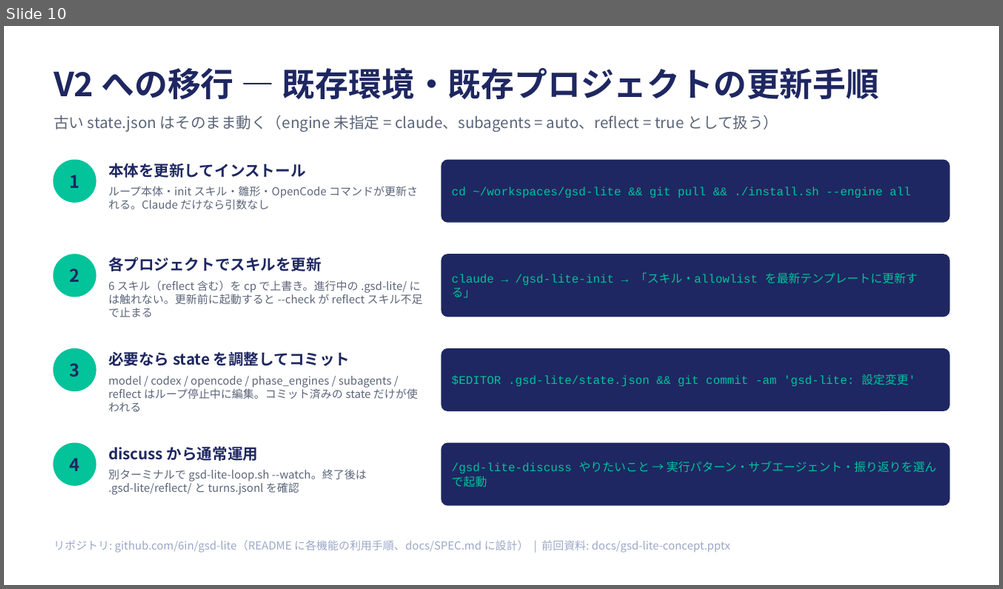
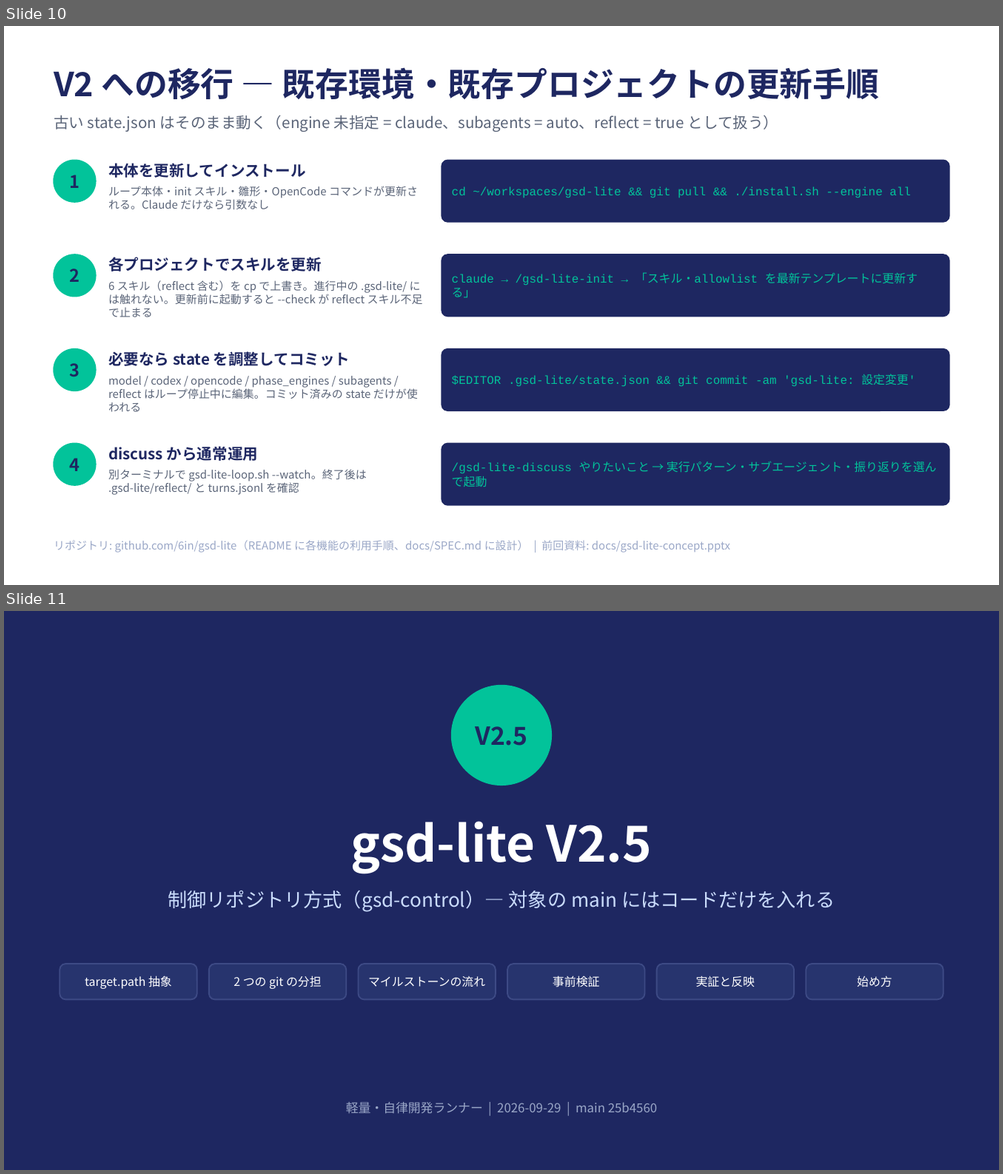
Before and after one commit to 6in/gsd-lite, a slide deck: docs/gsd-lite-concept-v2.pptx. Shown one above the other, each under a label of ours: slide 10 before the commit, slides 10 and 11 after it. The pictures are 1003x589 and 1003x1174 pixels, drawn with LibreOffice and Linux fonts; fonts in the diff are those of the drawing. Boxes give left, top, right and bottom in pixels: in the first picture for what was removed or moved away, otherwise in the second. Text is boxed around its words. In the diff, an @@ line names an element or a change of style, - is before the commit and + after.

```diff
--- a/docs/gsd-lite-concept-v2.pptx
+++ b/docs/gsd-lite-concept-v2.pptx
@@ slide 11 added at [4, 611, 999, 1170], background #1E2761 @@
@@ ellipse added at [452, 686, 551, 785], fill #02C39A, outline #02C39A 1 pt @@
@@ text added at [475, 726, 527, 746], 18 pt, text #1E2761, bold @@
+V2.5
@@ text added at [350, 821, 652, 874], 36 pt, text #FFFFFF, bold @@
+gsd-lite V2.5
@@ text added at [168, 891, 834, 912], 14 pt, text #CADCFC @@
+制御リポジトリ方式（gsd-control）— 対象の main にはコードだけを入れる
@@ rounded rectangle added at [60, 964, 197, 1000], fill #27346E, outline #3D4A85 1 pt @@
@@ rounded rectangle added at [209, 964, 346, 1000], fill #27346E, outline #3D4A85 1 pt @@
@@ rounded rectangle added at [358, 964, 495, 1000], fill #27346E, outline #3D4A85 1 pt @@
@@ rounded rectangle added at [507, 964, 645, 1000], fill #27346E, outline #3D4A85 1 pt @@
@@ rounded rectangle added at [657, 964, 794, 1000], fill #27346E, outline #3D4A85 1 pt @@
@@ rounded rectangle added at [805, 964, 943, 1000], fill #27346E, outline #3D4A85 1 pt @@
@@ text added at [85, 976, 172, 989], 8.5 pt, text #FFFFFF @@
+target.path 抽象
@@ text added at [233, 976, 321, 989], 8.5 pt, text #FFFFFF @@
+2 つの git の分担
@@ text added at [368, 977, 485, 987], 8.5 pt, text #FFFFFF @@
+マイルストーンの流れ
@@ text added at [552, 976, 600, 988], 8.5 pt, text #FFFFFF @@
+事前検証
@@ text added at [696, 976, 754, 987], 8.5 pt, text #FFFFFF @@
+実証と反映
@@ text added at [856, 976, 892, 987], 8.5 pt, text #FFFFFF @@
+始め方
@@ text added at [346, 1102, 657, 1114], 9 pt, text #9AA7C7 @@
+軽量・自律開発ランナー | 2026-09-29 | main 25b4560
```
Also in this commit, not shown: 7 other slides added, 1 other file.
